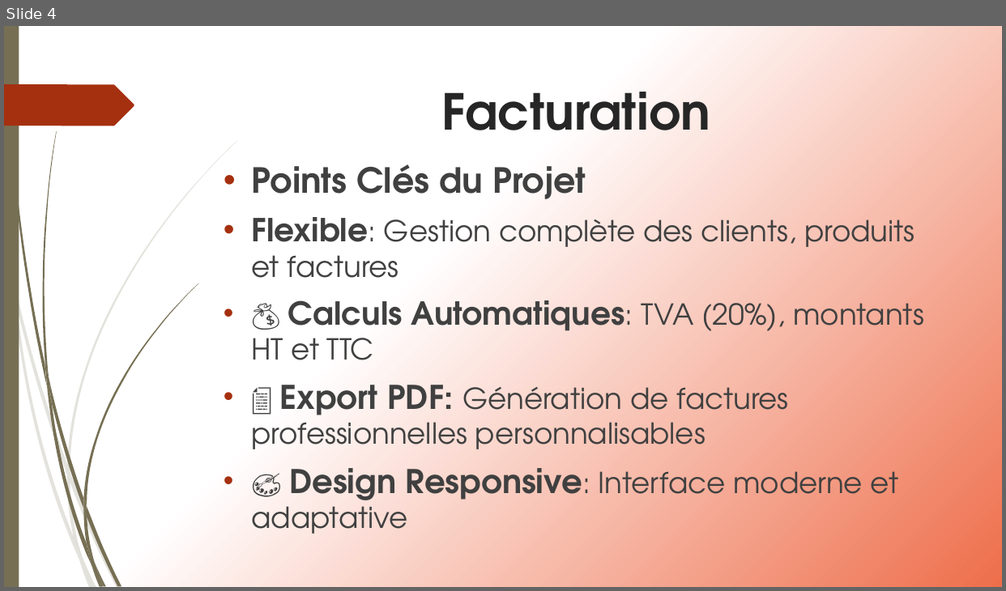
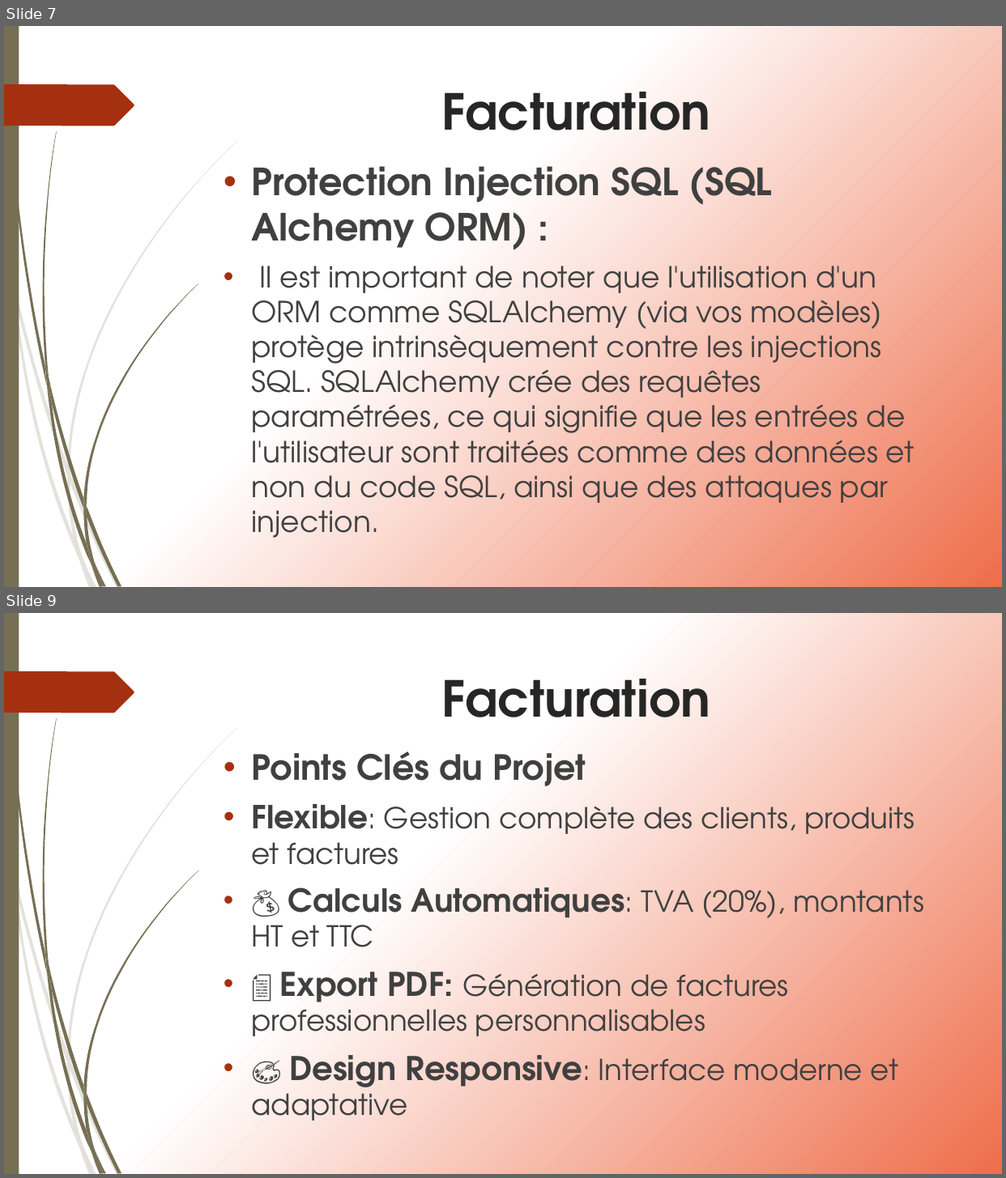
Before and after one commit to ameerchand30/Facturation, a slide deck: Facturation.pptx. Shown one above the other, each under a label of ours: slide 4 before the commit, slides 7 and 9 after it; the slides between them are not shown. The pictures are 1006x591 and 1006x1178 pixels, drawn with LibreOffice and Linux fonts; fonts in the diff are those of the drawing. Boxes give left, top, right and bottom in pixels: in the first picture for what was removed or moved away, otherwise in the second. Text is boxed around its words. In the diff, an @@ line names an element or a change of style, - is before the commit and + after.

```diff
--- a/Facturation.pptx
+++ b/Facturation.pptx
@@ slide 7 added at <box>4,26,1002,587</box>, background gradient #FFFFFF to #EE6E4B; not listed: 24 template elements that a slide beside it also shows @@
@@ title added at <box>442,92,710,130</box>, 47.7 pt, text #262626, bold @@
+Facturation
@@ text added at <box>252,166,914,511</box>, 28 pt, text #404040 @@
+• Protection Injection SQL (SQL Alchemy ORM) :
+• Il est important de noter que l'utilisation d'un ORM comme SQLAlchemy (via vos modèles) protège intrinsèquement contre les injections SQL. SQLAlchemy crée des requêtes paramétrées, ce qui signifie que les entrées de l'utilisateur sont traitées comme des données et non du code SQL, ainsi que des attaques par injection.
@@ what was slide 4 is now slide 9 @@
```
Also in this commit, not shown: 5 slides changed, 4 other slides added, 8 other files.
